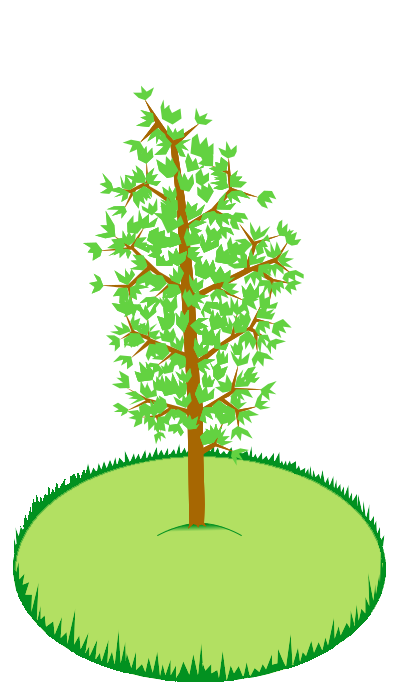
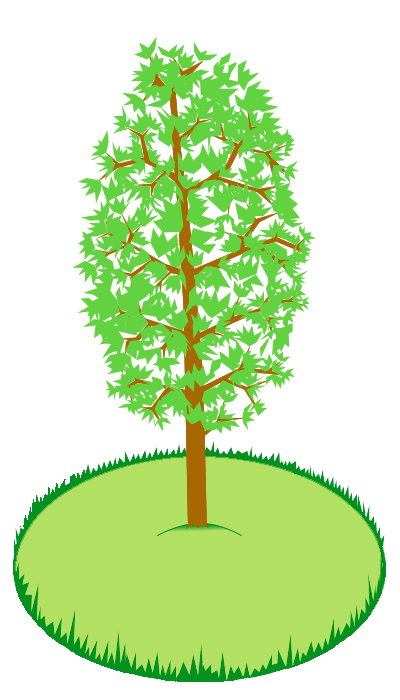
Layer changes from the first 400×700 image to the second:
added layer "дерево - 18" in group "Группа слоёв" over [left=72, top=37, right=316, bottom=529]
hid "дерево - 17" over [left=83, top=85, right=304, bottom=529]
